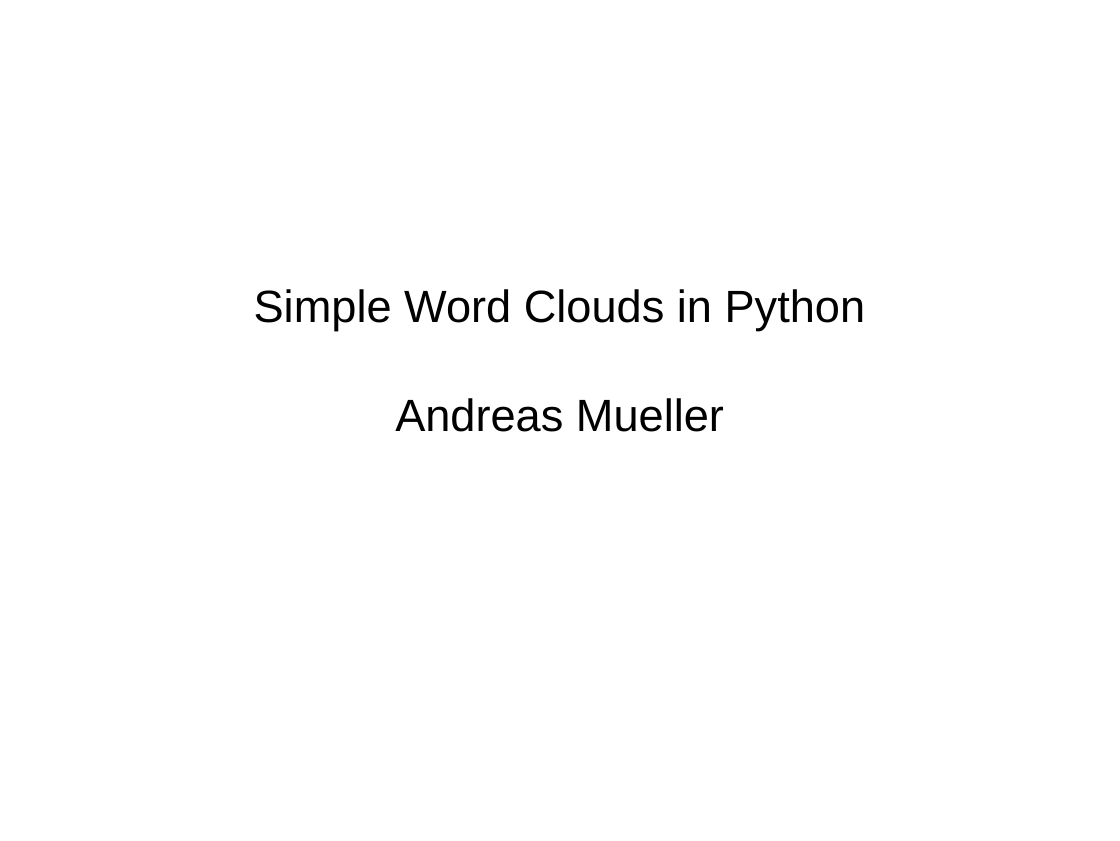
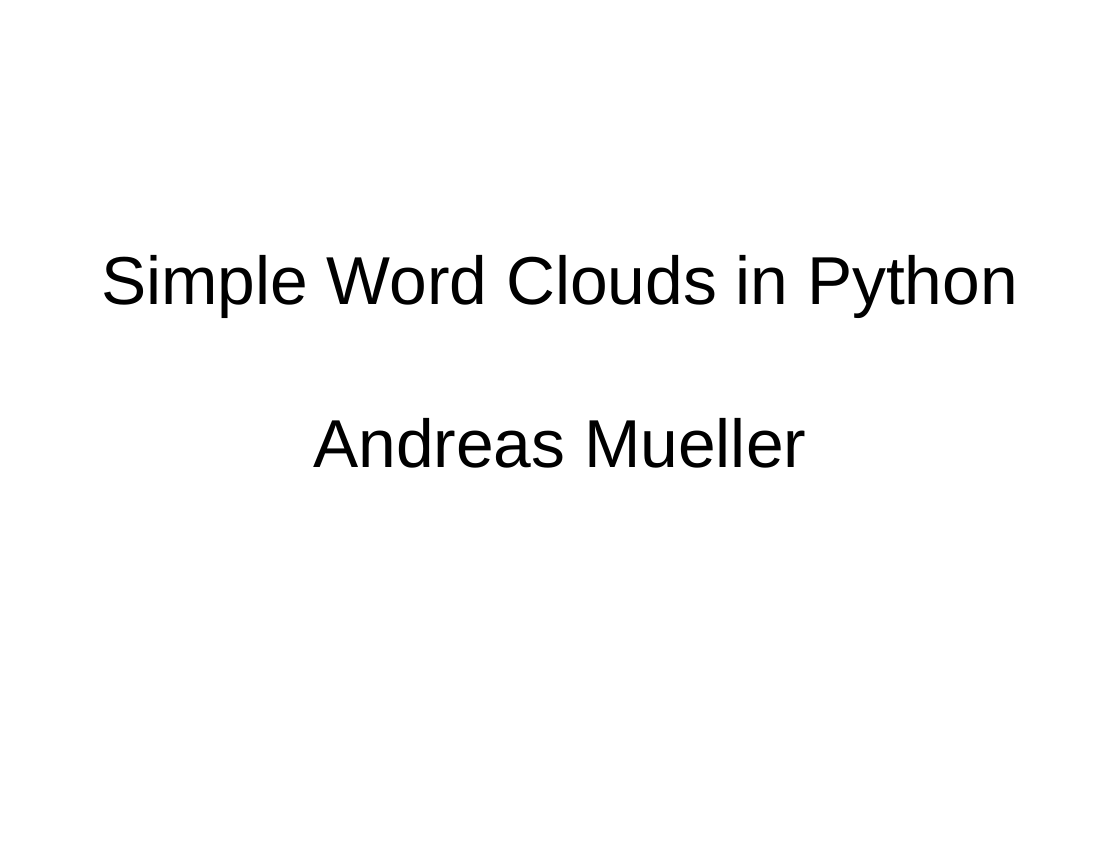
Before and after one commit to amueller/talks_odt, a slide deck: slide 1 of wordcloud_scipy_2015_lightnight.odp. Drawn at 1120x841 pixels with LibreOffice and Linux fonts; fonts in the diff are those of the drawing. Boxes give left, top, right and bottom in pixels: in the first picture for what was removed or moved away, otherwise in the second. Text is boxed around its words. In the diff, an @@ line names an element or a change of style, - is before the commit and + after.

```diff
--- a/wordcloud_scipy_2015_lightnight.odp
+++ b/wordcloud_scipy_2015_lightnight.odp
@@ subtitle "Simple Word Clouds in Python" at bbox=[101, 255, 1018, 468]: size 32 to 48 pt @@
```
Also in this commit, not shown: 1 slide added, 1 other file.
